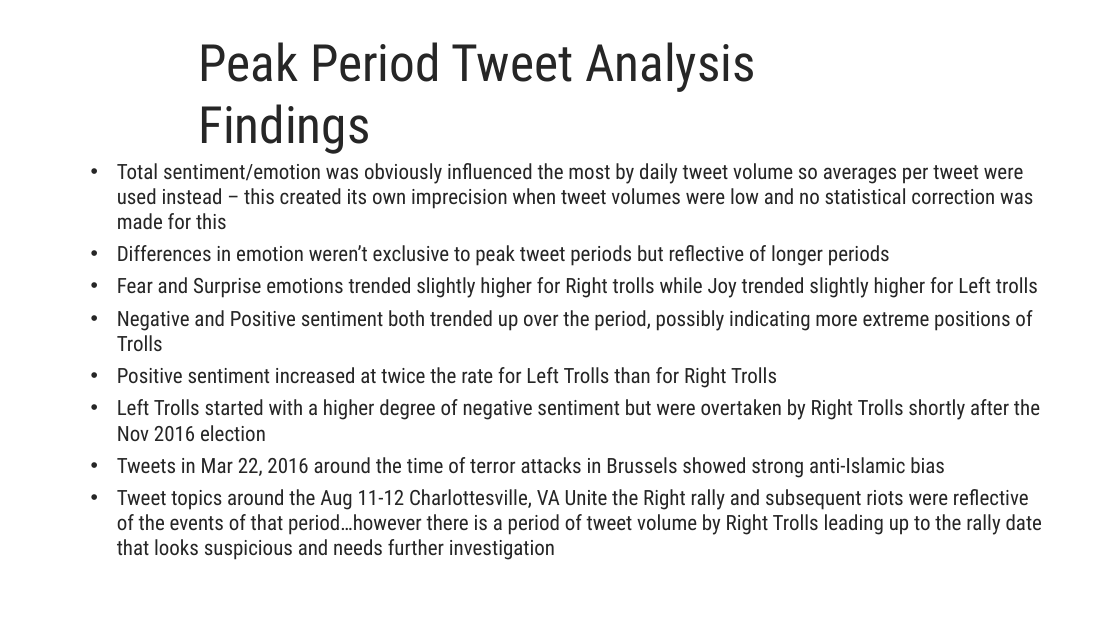
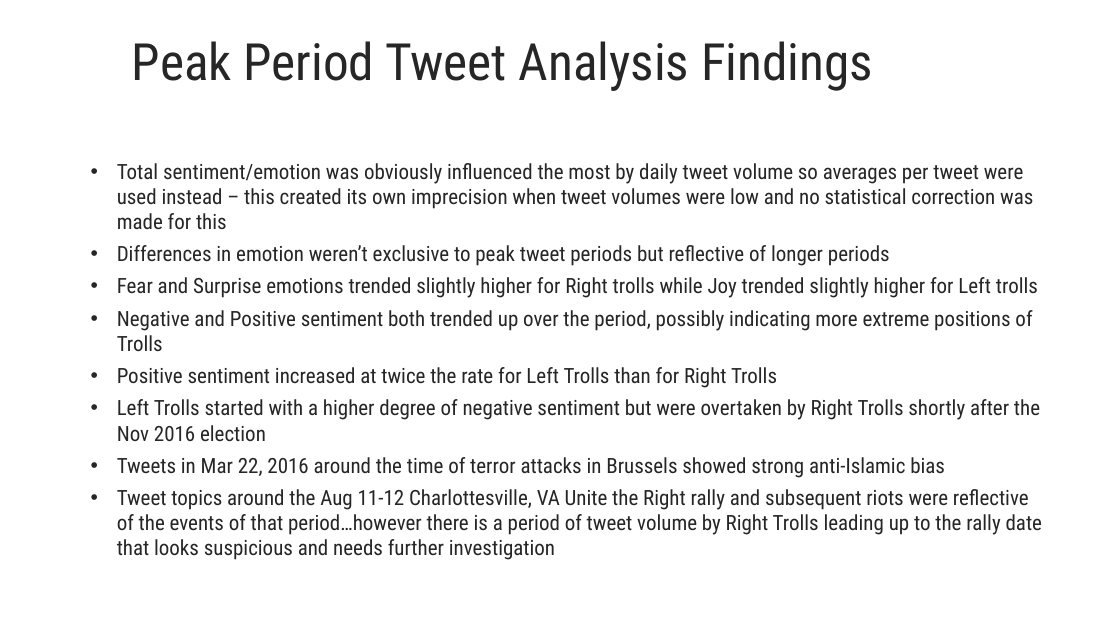
Before and after one commit to qdav/MSDA_Visualization, a slide deck: slide 12 of DA_6233_Final_Presentation.pptx. Drawn at 1120x630 pixels with LibreOffice and Linux fonts; fonts in the diff are those of the drawing. Boxes give left, top, right and bottom in pixels: in the first picture for what was removed or moved away, otherwise in the second. Text is boxed around its words. In the diff, an @@ line names an element or a change of style, - is before the commit and + after.

```diff
--- a/DA_6233_Final_Presentation.pptx
+++ b/DA_6233_Final_Presentation.pptx
@@ text "Peak Period Tweet Analysis Findings" rewrapped from bbox=[198, 42, 756, 154] to bbox=[132, 41, 873, 91] @@
```
Also in this commit, not shown: 5 other slides changed, 1 slide added.
